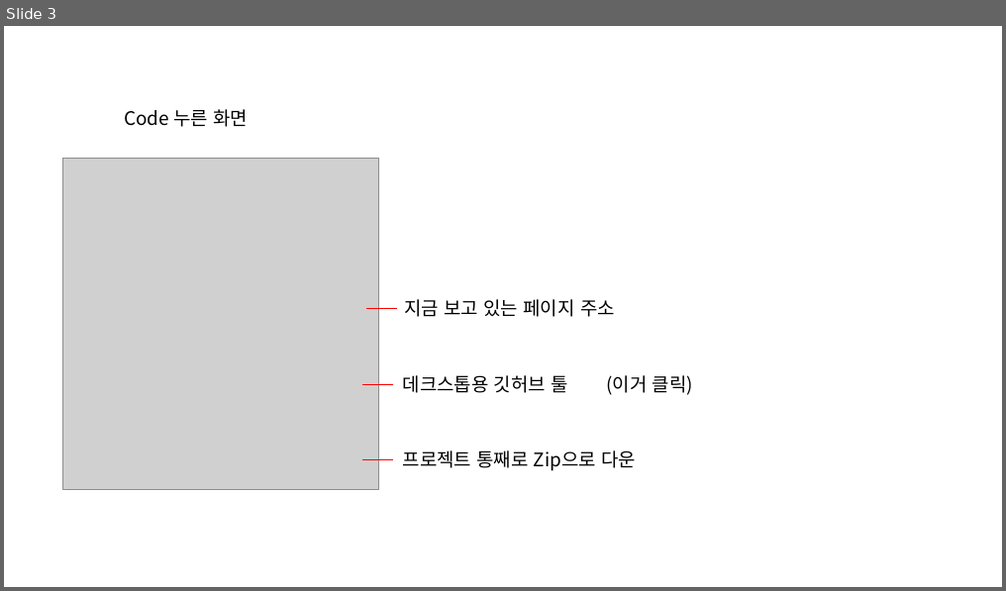
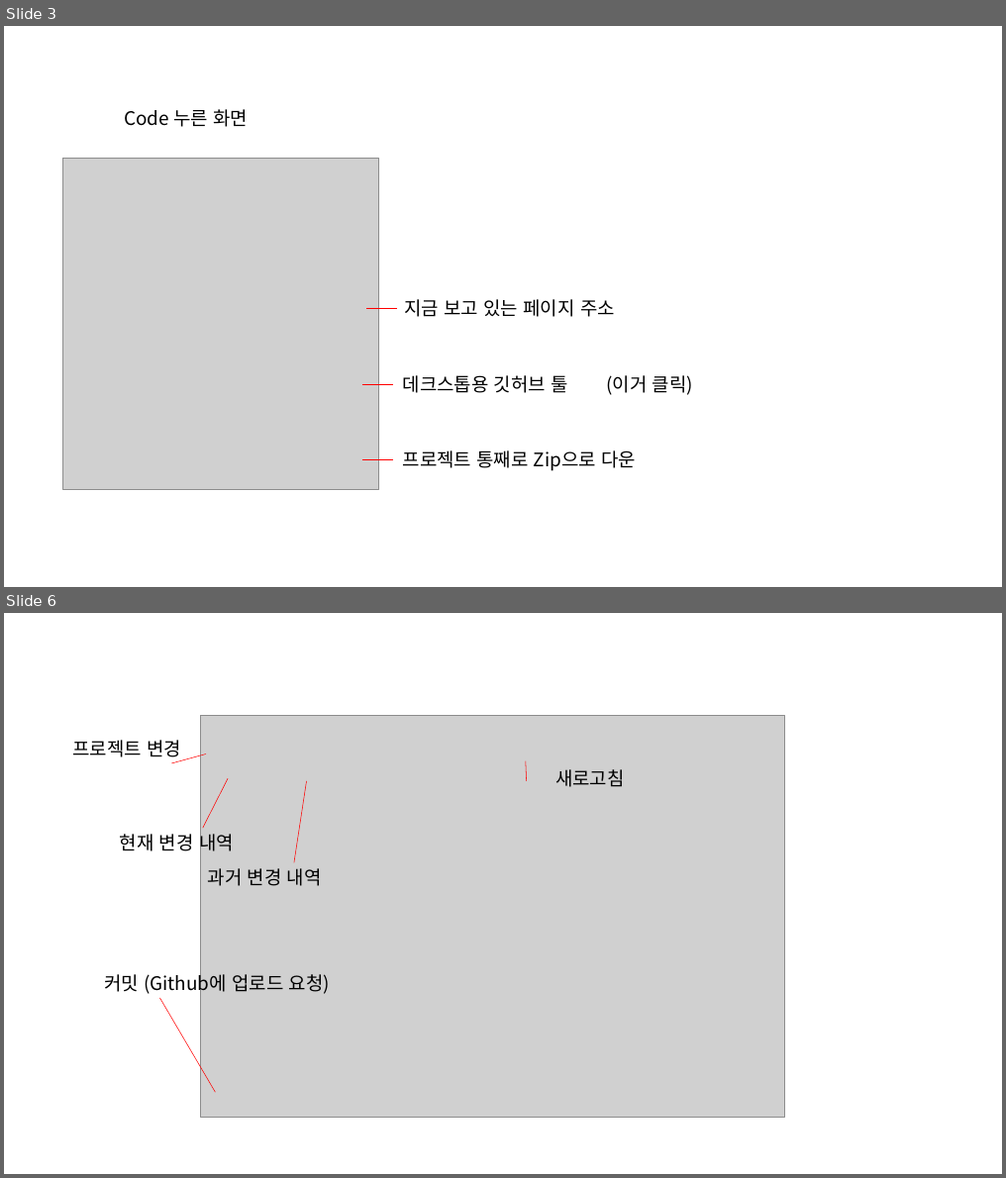
Before and after one commit to Listera0/CapstoneDesign, a slide deck: Refer/Github 사용법.pptx. Shown one above the other, each under a label of ours: slide 3 before the commit, slides 3 and 6 after it; the slides between them are not shown. The pictures are 1006x591 and 1006x1178 pixels, drawn with LibreOffice and Linux fonts; fonts in the diff are those of the drawing; grey boxes stand for pictures. Boxes give left, top, right and bottom in pixels: in the first picture for what was removed or moved away, otherwise in the second. Text is boxed around its words. In the diff, an @@ line names an element or a change of style, - is before the commit and + after.

```diff
--- a/Refer/Github 사용법.pptx
+++ b/Refer/Github 사용법.pptx
@@ slide 6 added at (4, 613, 1002, 1174), background #FFFFFF @@
@@ picture added at (200, 716, 785, 1118) @@
@@ text added at (72, 740, 181, 758), 18 pt, text #000000 @@
+프로젝트 변경
@@ line added from (171, 763) to (206, 755), #FF0000 0.5 pt @@
@@ line added from (203, 828) to (228, 778), #FF0000 0.5 pt @@
@@ line added from (294, 863) to (307, 781), #FF0000 0.5 pt @@
@@ line added from (527, 781) to (526, 761), #FF0000 0.5 pt @@
@@ text added at (555, 769, 625, 787), 18 pt, text #000000 @@
+새로고침
@@ text added at (120, 831, 234, 856), 18 pt, text #000000 @@
+현재 변경 내역
@@ text added at (208, 868, 322, 886), 18 pt, text #000000 @@
+과거 변경 내역
@@ text added at (104, 970, 330, 995), 18 pt, text #000000 @@
+커밋 (Github에 업로드 요청)
@@ line added from (159, 998) to (215, 1093), #FF0000 0.5 pt @@
```
Also in this commit, not shown: 1 slide changed, 4 other slides added.
